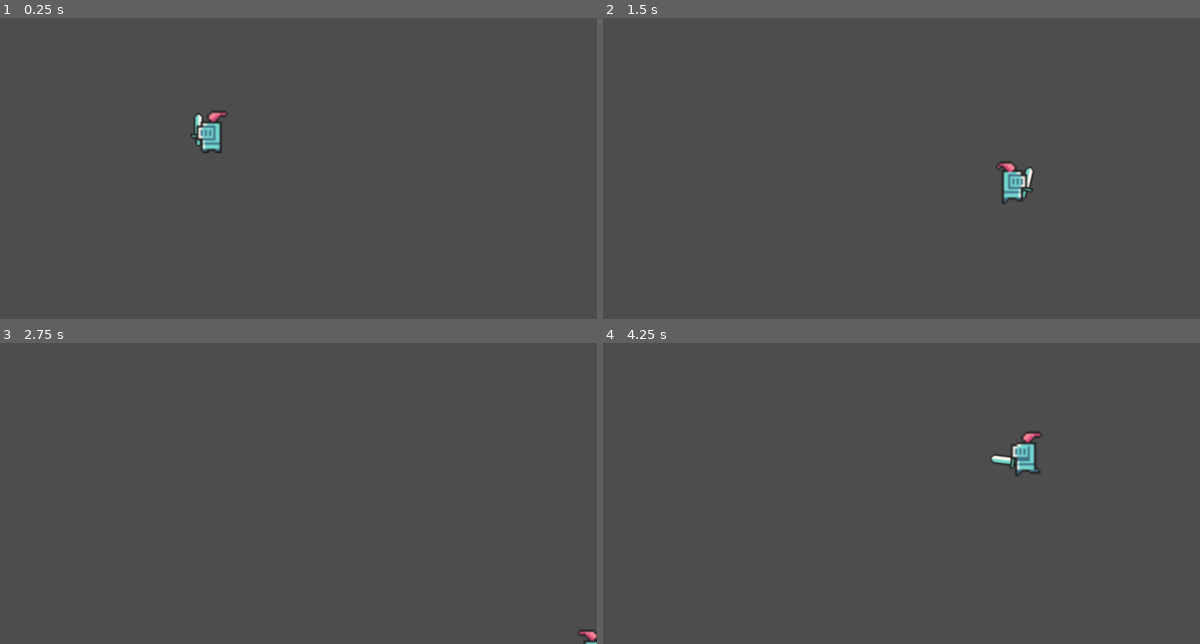
Above: before the commit, frames 1-4 (two rows, left to right).
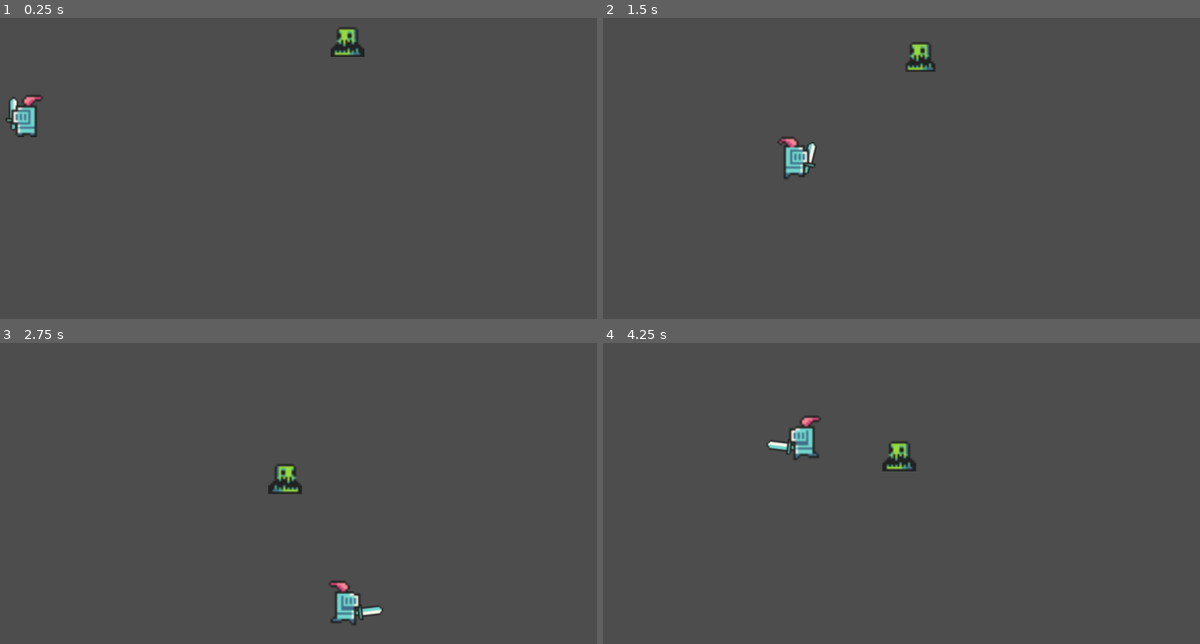
Above: after the commit, the same moments.

Repository: jonathanle03/Bear-Hack-2024-Project
Game: Godot game, scene res://main.tscn
Two runs of this game, one before a commit and one after it. Both use one fixed random seed, a clock stepped at 60 frames per second and the inputs below.
Inputs (mouse positions are in pixels of both pictures, inside the frame that each line leads up to):
- Up to frame 1 (0.25 s): no input
- Up to frame 2 (1.5 s): move the mouse to (1008, 108) at 0.52 s; press the mouse at (1008, 108) at 0.53 s; hold D (move_right) 0.53-1.28 s; move the mouse to (728, 147) at 1.27 s; release the mouse at (728, 147) at 1.28 s; hold S (move_down) from 1.28 s (still down); click (728, 147) at 1.35 s
- Up to frame 3 (2.75 s): move the mouse to (328, 370) at 2.02 s; release S (move_down) at 2.03 s; press the mouse at (328, 370) at 2.03 s; hold D (move_right) from 2.03 s (still down)
- Up to frame 4 (4.25 s): move the mouse to (829, 529) at 2.77 s; release D (move_right) at 2.78 s; release the mouse at (829, 529) at 2.78 s; hold W (move_up) 2.78-3.53 s; click (829, 529) at 2.85 s; move the mouse to (1062, 511) at 3.52 s; press the mouse at (1062, 511) at 3.53 s; hold A (move_left) from 3.53 s (still down)

The runs differ from the first frame. In frame 1, 1.5% of the frame differs, in the area x 0-62%, y 3-45%; in frame 2, 1.4%; in frame 3, 1.1%; in frame 4, 1.6%, in the area x 27-74%, y 24-45%.

Commit message:
Add basic enemy movement

Diff:
--- /dev/null
+++ b/enemy.gd
@@ -0,0 +1,29 @@
+extends CharacterBody2D
+
+@export var move_speed = 10000
+
+var facing_right = true
+var player: PhysicsBody2D = null
+
+func _ready():
+	$AnimatedSprite2D.animation = "move"
+	$AnimatedSprite2D.flip_v = false
+	$AnimatedSprite2D.play()
+
+func _physics_process(delta):
+	var direction = Vector2.ZERO
+
+	if player:
+		direction = player.position - position
+		direction = direction.normalized()
+		facing_right = direction.x < 0
+
+	velocity = direction * delta * move_speed
+	move_and_slide()
+
+	$AnimatedSprite2D.flip_h = facing_right
+
+
+func _on_area_2d_body_entered(body):
+	if body.collision_layer == 1:
+		player = body
--- /dev/null
+++ b/enemy.tscn
@@ -0,0 +1,54 @@
+[gd_scene load_steps=9 format=3 uid="uid://bb088rjx1ungi"]
+
+[ext_resource type="Texture2D" uid="uid://b7ce7c4csv4d7" path="res://assets/swampy_anim_f0.png" id="1_0daro"]
+[ext_resource type="Script" path="res://enemy.gd" id="1_aqxdc"]
+[ext_resource type="Texture2D" uid="uid://bfrxqfctaypf" path="res://assets/swampy_anim_f1.png" id="2_hyxrj"]
+[ext_resource type="Texture2D" uid="uid://b75fw87r8sid5" path="res://assets/swampy_anim_f2.png" id="3_u5psp"]
+[ext_resource type="Texture2D" uid="uid://dnib08rd3pj4a" path="res://assets/swampy_anim_f3.png" id="4_e3mer"]
+
+[sub_resource type="SpriteFrames" id="SpriteFrames_lxo4r"]
+animations = [{
+"frames": [{
+"duration": 1.0,
+"texture": ExtResource("1_0daro")
+}, {
+"duration": 1.0,
+"texture": ExtResource("2_hyxrj")
+}, {
+"duration": 1.0,
+"texture": ExtResource("3_u5psp")
+}, {
+"duration": 1.0,
+"texture": ExtResource("4_e3mer")
+}],
+"loop": true,
+"name": &"move",
+"speed": 5.0
+}]
+
+[sub_resource type="RectangleShape2D" id="RectangleShape2D_kg6g7"]
+size = Vector2(32, 32)
+
+[sub_resource type="CircleShape2D" id="CircleShape2D_4svod"]
+radius = 192.0
+
+[node name="Enemy" type="CharacterBody2D"]
+scale = Vector2(2, 2)
+collision_layer = 2
+collision_mask = 7
+script = ExtResource("1_aqxdc")
+
+[node name="AnimatedSprite2D" type="AnimatedSprite2D" parent="."]
+scale = Vector2(2, 2)
+sprite_frames = SubResource("SpriteFrames_lxo4r")
+animation = &"move"
+
+[node name="CollisionShape2D" type="CollisionShape2D" parent="."]
+shape = SubResource("RectangleShape2D_kg6g7")
+
+[node name="DetectionRadius" type="Area2D" parent="."]
+
+[node name="CollisionShape2D" type="CollisionShape2D" parent="DetectionRadius"]
+shape = SubResource("CircleShape2D_4svod")
+
+[connection signal="body_entered" from="DetectionRadius" to="." method="_on_area_2d_body_entered"]
--- a/main.tscn
+++ b/main.tscn
@@ -1,8 +1,12 @@
-[gd_scene load_steps=2 format=3 uid="uid://qchbkr82cwxy"]
+[gd_scene load_steps=3 format=3 uid="uid://qchbkr82cwxy"]
 
 [ext_resource type="PackedScene" uid="uid://cwudqfw3mu538" path="res://player.tscn" id="1_b8wqq"]
+[ext_resource type="PackedScene" uid="uid://bb088rjx1ungi" path="res://enemy.tscn" id="2_1bbag"]
 
 [node name="Main" type="Node"]
 
 [node name="Player" parent="." instance=ExtResource("1_b8wqq")]
-position = Vector2(550, 350)
+position = Vector2(200, 320)
+
+[node name="Enemy" parent="." instance=ExtResource("2_1bbag")]
+position = Vector2(808, 192)
--- a/player.gd
+++ b/player.gd
@@ -1,6 +1,6 @@
 extends CharacterBody2D
 
-@export var speed = 500
+@export var move_speed = 25000
 @export var attack_speed = 0.5
 @export var attack_cd = 1
 
@@ -25,7 +25,8 @@
 	if direction != Vector2.ZERO:
 		direction = direction.normalized()
 
-	velocity = direction * speed
+	velocity = direction * delta * move_speed
+	move_and_slide()
 
 	if not direction:
 		$AnimatedSprite2D.animation = "idle"
@@ -38,11 +39,11 @@
 		$AnimatedSprite2D.flip_h = facing_right
 
 	if facing_right:
-		$Weapon/Area2D.position = Vector2(-12, 12)
+		$Weapon/Area2D.position = Vector2(-12, 14)
 		if not prev_right:
 			$Weapon/Area2D.rotation_degrees *= -1;
 	else:
-		$Weapon/Area2D.position = Vector2(12, 12)
+		$Weapon/Area2D.position = Vector2(12, 14)
 		if prev_right:
 			$Weapon/Area2D.rotation_degrees *= -1;
 
@@ -71,5 +72,8 @@
 		else:
 			$Weapon/Area2D.rotation_degrees -= delta / (attack_cd - attack_speed) * 140
 
-	move_and_slide()
 	prev_right = facing_right
+
+
+func _on_area_2d_body_entered(body):
+	pass # Replace with function body.
--- a/player.tscn
+++ b/player.tscn
@@ -49,35 +49,41 @@
 }]
 
 [sub_resource type="RectangleShape2D" id="RectangleShape2D_48xwm"]
-size = Vector2(8, 14)
+size = Vector2(8, 12)
 
 [sub_resource type="RectangleShape2D" id="RectangleShape2D_bq6pj"]
 size = Vector2(8, 22)
 
+[sub_resource type="RectangleShape2D" id="RectangleShape2D_0aoe1"]
+size = Vector2(16, 24)
+
 [node name="Player" type="CharacterBody2D"]
 position = Vector2(0, -4)
 scale = Vector2(2, 2)
+collision_mask = 6
 script = ExtResource("1_k02mk")
 
 [node name="AnimatedSprite2D" type="AnimatedSprite2D" parent="."]
 scale = Vector2(2, 2)
 sprite_frames = SubResource("SpriteFrames_dyc3l")
 animation = &"run"
-frame_progress = 0.678854
+frame_progress = 0.0672733
 
 [node name="CollisionShape2D" type="CollisionShape2D" parent="."]
-position = Vector2(0, 8)
+position = Vector2(0, 10)
 scale = Vector2(2, 2)
 shape = SubResource("RectangleShape2D_48xwm")
 
 [node name="Weapon" type="Node2D" parent="."]
 
 [node name="Area2D" type="Area2D" parent="Weapon"]
-position = Vector2(12, 12)
+position = Vector2(12, 14)
+collision_layer = 8
+collision_mask = 2
 
 [node name="Sprite2D" type="Sprite2D" parent="Weapon/Area2D"]
 z_index = -1
-position = Vector2(0, -6)
+position = Vector2(0, -8)
 scale = Vector2(1.5, 1.5)
 texture = ExtResource("10_u4imy")
 
@@ -91,3 +97,13 @@
 
 [node name="AttackCooldownTimer" type="Timer" parent="."]
 one_shot = true
+
+[node name="Area2D" type="Area2D" parent="."]
+
+[node name="CollisionShape2D" type="CollisionShape2D" parent="Area2D"]
+position = Vector2(0, 10)
+shape = SubResource("RectangleShape2D_0aoe1")
+
+[node name="InvincibilityTimer" type="Timer" parent="."]
+
+[connection signal="body_entered" from="Area2D" to="." method="_on_area_2d_body_entered"]
--- a/project.godot
+++ b/project.godot
@@ -47,3 +47,10 @@
 "events": [Object(InputEventMouseButton,"resource_local_to_scene":false,"resource_name":"","device":-1,"window_id":0,"a …(258 unchanged characters)…
 ]
 }
+
+[layer_names]
+
+2d_physics/layer_1="Player"
+2d_physics/layer_2="Enemies"
+2d_physics/layer_3="Walls"
+2d_physics/layer_4="Weapon"
Binary file added: assets/swampy_anim_f0.png
Not shown, added: assets/swampy_anim_f0.png.import
Binary file added: assets/swampy_anim_f1.png
Not shown, added: assets/swampy_anim_f1.png.import
Binary file added: assets/swampy_anim_f2.png
Not shown, added: assets/swampy_anim_f2.png.import
Binary file added: assets/swampy_anim_f3.png
Not shown, added: assets/swampy_anim_f3.png.import
Not shown: 1 places in player.tscn that only renumber resources
